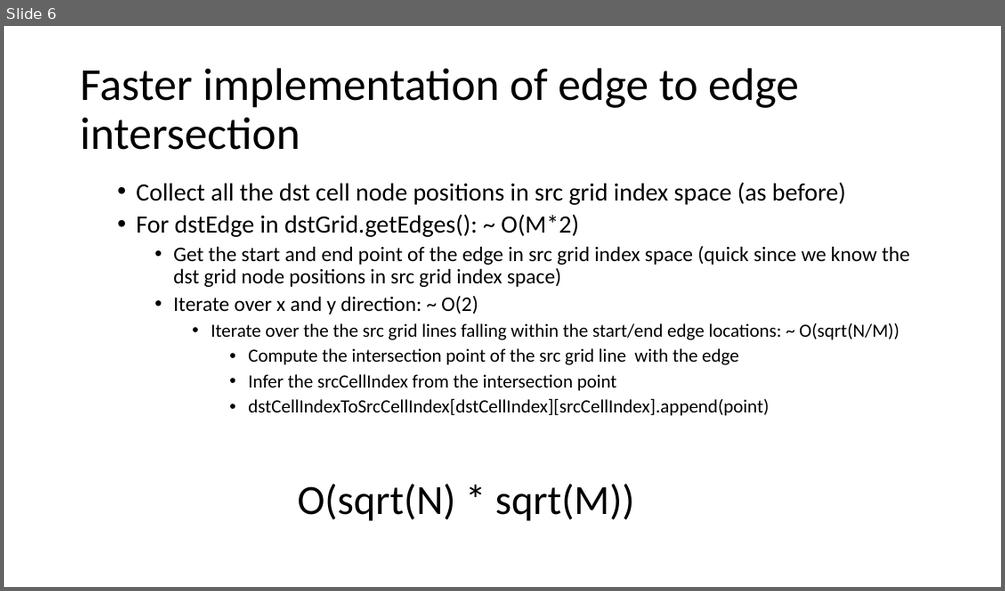
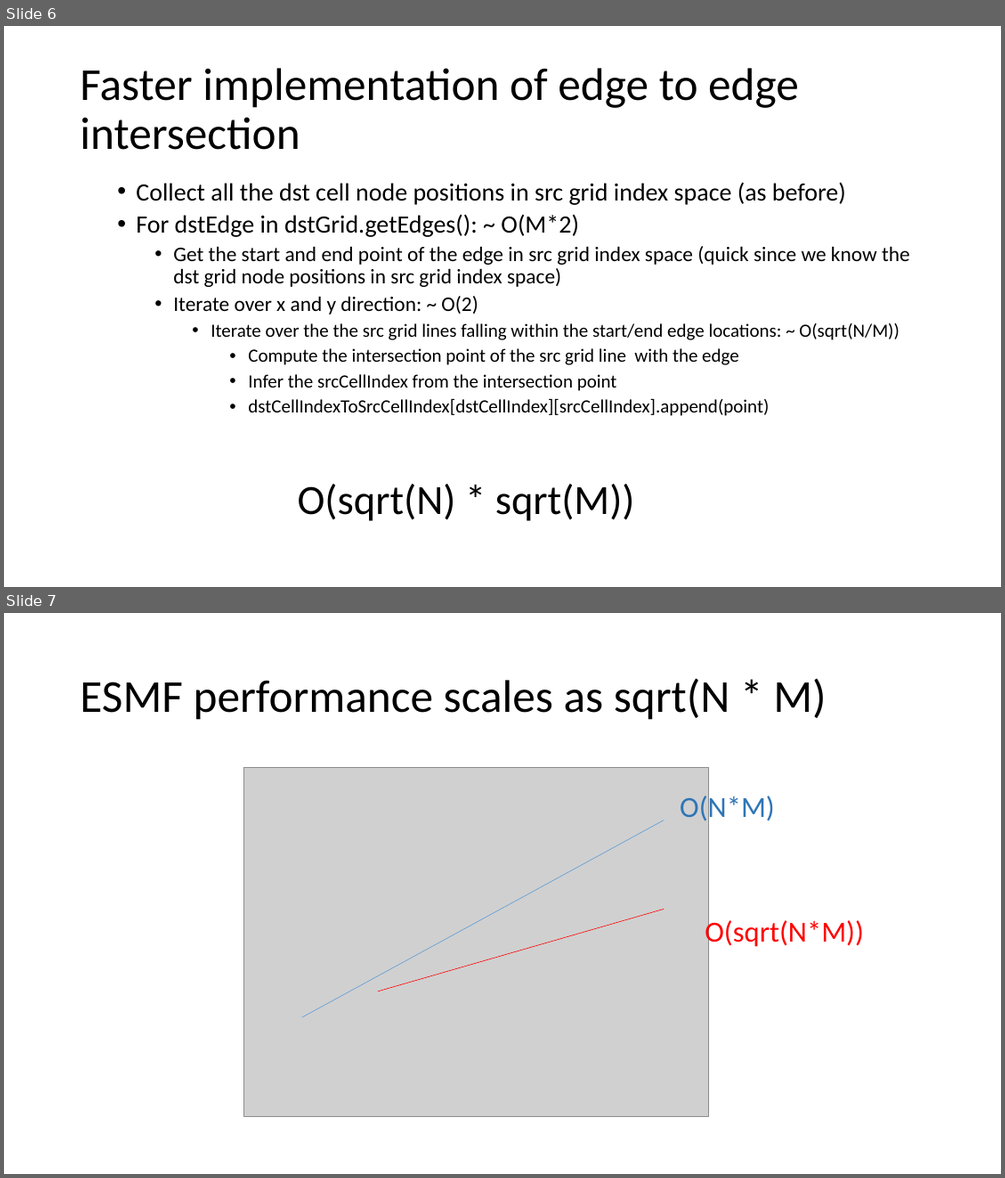
Before and after one commit to pletzer/pyterp_tests, a slide deck: docs/conservative_interp_pletzer_17Jan2017.pptx. Shown one above the other, each under a label of ours: slide 6 before the commit, slides 6 and 7 after it. The pictures are 1005x591 and 1005x1178 pixels, drawn with LibreOffice and Linux fonts; fonts in the diff are those of the drawing; grey boxes stand for pictures. Boxes give left, top, right and bottom in pixels: in the first picture for what was removed or moved away, otherwise in the second. Text is boxed around its words. In the diff, an @@ line names an element or a change of style, - is before the commit and + after.

Commit message:
+ adding perf plot

```diff
--- a/docs/conservative_interp_pletzer_17Jan2017.pptx
+++ b/docs/conservative_interp_pletzer_17Jan2017.pptx
@@ slide 7 added at (4, 613, 1001, 1174), background #FFFFFF @@
@@ title added at (80, 678, 825, 720), 44 pt, text #000000 @@
+ESMF performance scales as sqrt(N * M)
@@ picture added at (243, 768, 708, 1116) @@
@@ text added at (680, 794, 775, 825), 28 pt, text #2E75B6 @@
+O(N*M)
@@ line added from (302, 1018) to (664, 820), #5B9BD5 0.5 pt @@
@@ line added from (378, 991) to (664, 909), #FF0000 0.5 pt @@
@@ text added at (704, 917, 864, 949), 28 pt, text #FF0000 @@
+O(sqrt(N*M))
```
